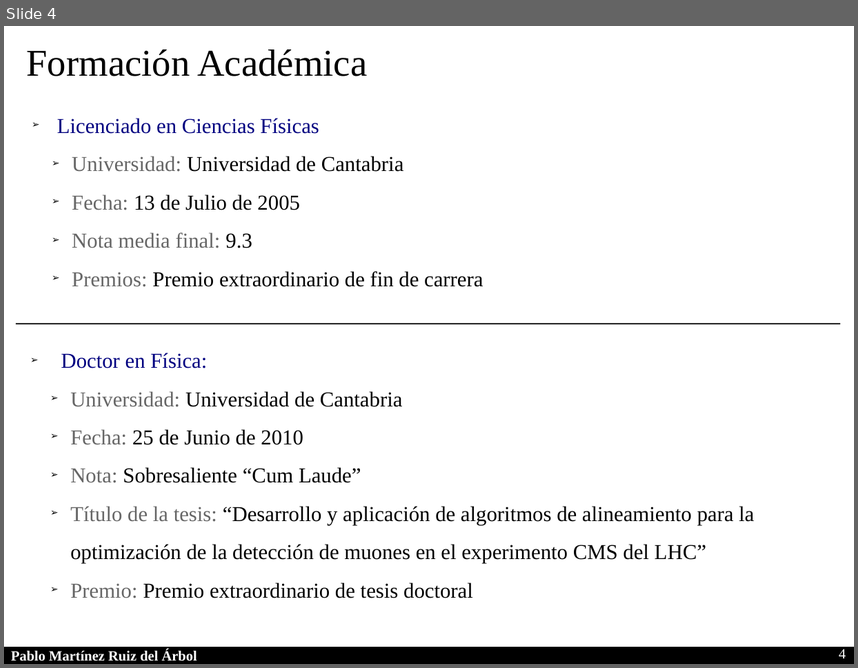
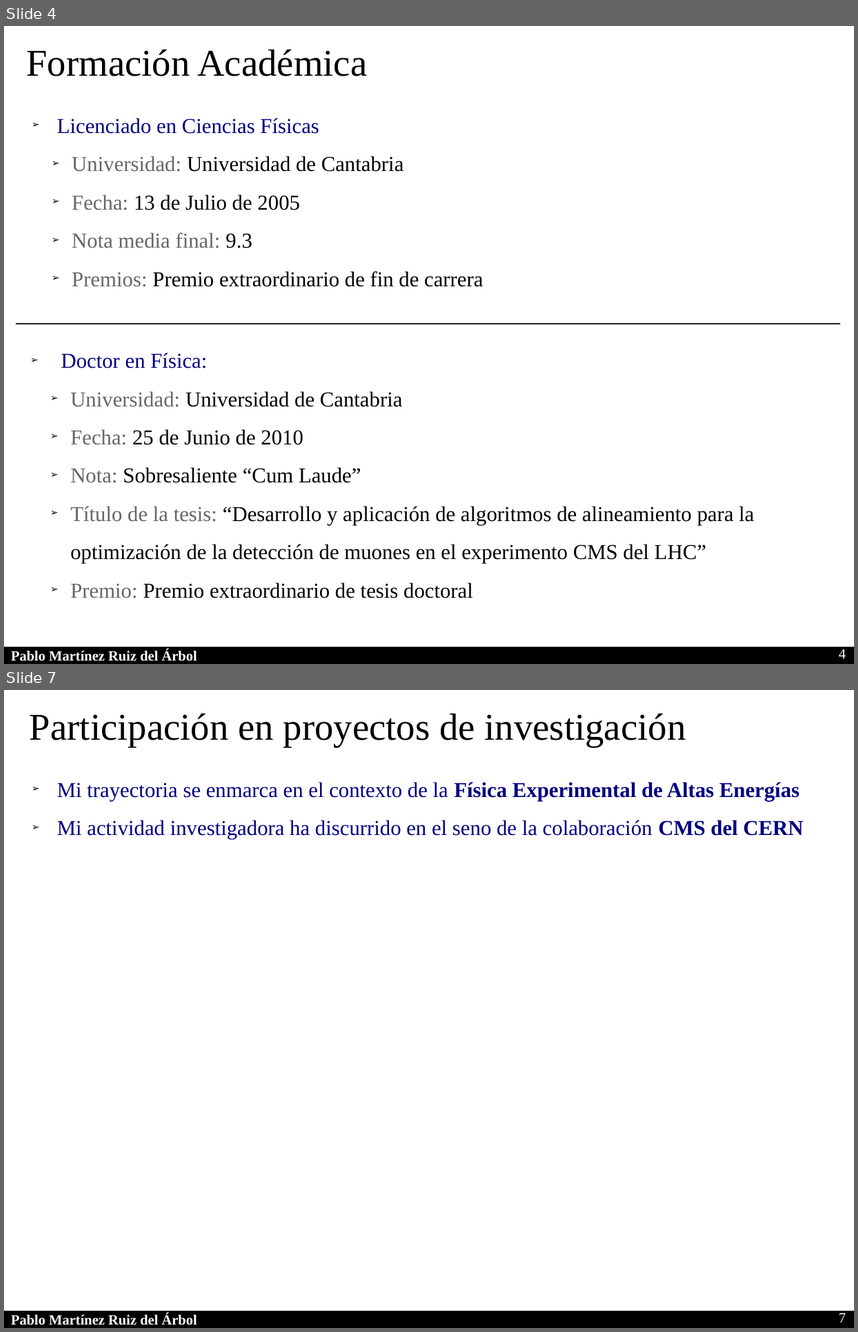
Before and after one commit to parbol/Plaza, a slide deck: Presentacion/Presentacion.odp. Shown one above the other, each under a label of ours: slide 4 before the commit, slides 4 and 7 after it; the slides between them are not shown. The pictures are 858x668 and 858x1332 pixels, drawn with LibreOffice and Linux fonts; fonts in the diff are those of the drawing. Boxes give left, top, right and bottom in pixels: in the first picture for what was removed or moved away, otherwise in the second. Text is boxed around its words. In the diff, an @@ line names an element or a change of style, - is before the commit and + after.

```diff
--- a/Presentacion/Presentacion.odp
+++ b/Presentacion/Presentacion.odp
@@ slide 7 added at [4, 690, 854, 1328], background #FFFFFF; not listed: 2 template elements that a slide beside it also shows @@
@@ text added at [30, 713, 686, 747], 32 pt, text #000000 @@
+Participación en proyectos de investigación
@@ text added at [57, 782, 803, 839], 18 pt, text #000080 @@
+➢ Mi trayectoria se enmarca en el contexto de la Física Experimental de Altas Energías
+➢ Mi actividad investigadora ha discurrido en el seno de la colaboración CMS del CERN
@@ page number added at [839, 1312, 846, 1322], 12 pt, text #FFFFFF @@
+7
```
Also in this commit, not shown: 1 slide changed, 5 other slides added.
